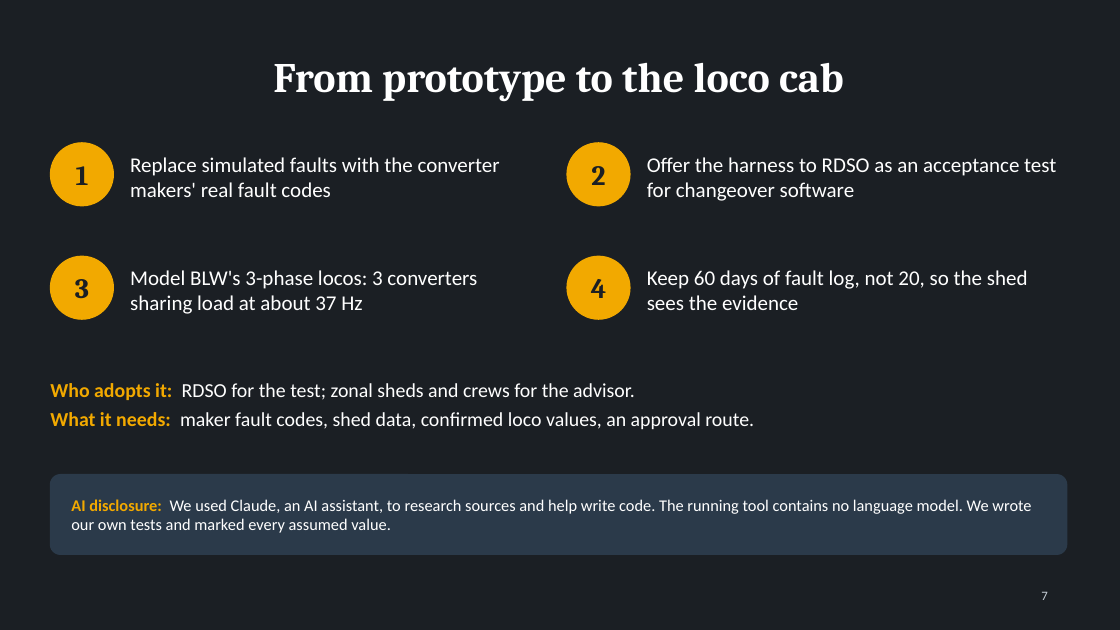
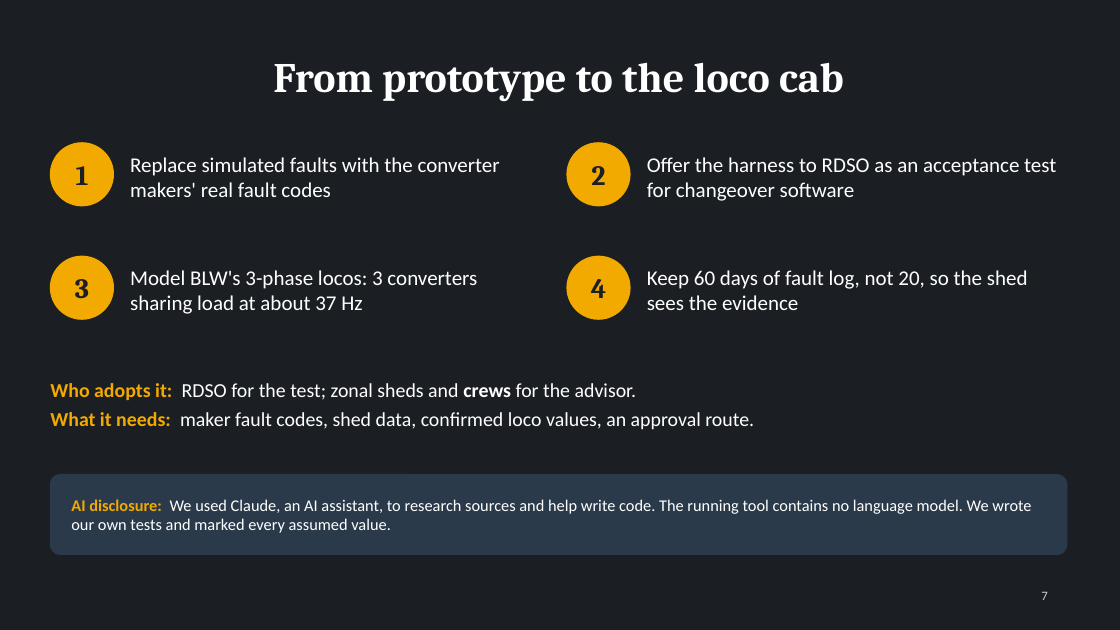
Before and after one commit to Kshitij-Prakash10/LemmaCore, a slide deck: slide 7 of slides/FailoverGuardian.pptx. Drawn at 1120x630 pixels with LibreOffice and Linux fonts; fonts in the diff are those of the drawing. Boxes give left, top, right and bottom in pixels: in the first picture for what was removed or moved away, otherwise in the second. Text is boxed around its words. In the diff, an @@ line names an element or a change of style, - is before the commit and + after.

```diff
--- a/slides/FailoverGuardian.pptx
+++ b/slides/FailoverGuardian.pptx
@@ text at (50,383,637,400): bold on in "crews" @@
```
Also in this commit, not shown: 6 other slides changed, 1 other file.
